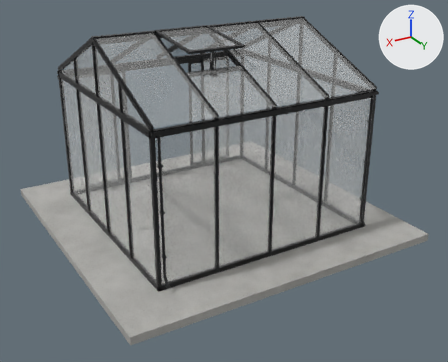
Before and after pictures for a commit that changed the glTF model models/scandiglas/sg-rect-10-2-10-2.glb.
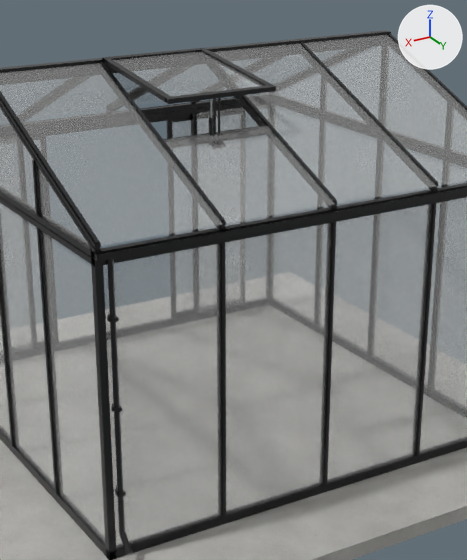
Each version is shown whole from a 50 mm lens placed at (4.06, 9.38, 4.0), pointed at (-0.02, 2.57, 0.6), then close up on the part from 23% to 77% of the width and 0% to 81% of the height. The axes (+X, +Y, +Z) are drawn at upper right. The lights are the same throughout. The older version's two pictures come first. Vertices at exactly the same position are counted once.

Names of what the first close-up shows: 'scandiglas-rect-10-2-10-2'.
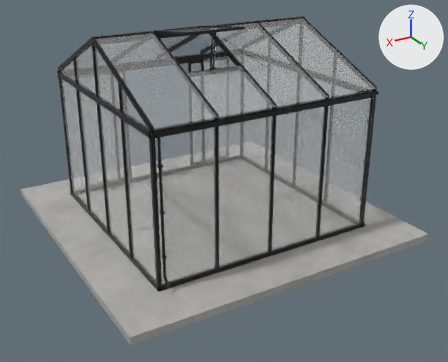
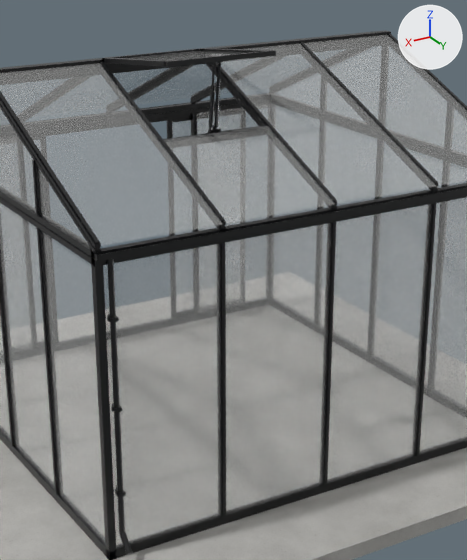
The change, as JSON lines over the scene's bpy script:
```json
{"block": "me_scandiglas", "where": "# used by ob_scandiglas_rect_10_2_10_2; location = (0.0, 0.0, 0.0)"}
{"op": "remove", "block": "me_scandiglas", "code": "me_scandiglas.from_pydata(...)  # 5277 vertices, 10025 faces; spans x -2.19..2.19, y 0.0..4.38, z -0.1..2.68"}
{"op": "add", "block": "me_scandiglas", "code": "me_scandiglas.from_pydata(...)  # 13072 vertices, 25168 faces; spans x -2.19..2.19, y 0.0..4.38, z -0.1..2.79"}
{"block": "me_scandiglas", "change": "me_scandiglas part 1: the loose piece of 131 vertices spanning x 0.41..0.44, y 3.01..3.05, z 2.24..2.51 is turned -6.2 degrees about the x axis through its middle and scaled by 1.48, then moved by (-0.04, -0.05, 0.16)"}
{"block": "me_scandiglas", "change": "me_scandiglas part 2: the loose piece of 48 vertices spanning x 0.01..0.76, y 3.07..3.11, z 2.54..2.57 is moved by (0.0, 0.0, 0.21)"}
{"block": "me_scandiglas", "change": "me_scandiglas part 3: the loose piece of 24 vertices spanning x 0.37, y 3.02..3.04, z 2.21..2.52 is scaled about its middle by (-1, 1.27, 0.12), then moved by (-0.01, -0.05, -0.07)"}
{"block": "me_scandiglas", "change": "me_scandiglas part 4: the loose piece of 24 vertices spanning x 0.4..0.41, y 3.02..3.04, z 2.21..2.52 is scaled about its middle by (-1, 1.27, 0.12), then moved by (0.01, -0.05, -0.07)"}
{"block": "me_scandiglas", "change": "me_scandiglas part 5: the loose piece of 24 vertices spanning x 0.4..0.41, y 3.02..3.04, z 2.21..2.52 is copied, and the copy is turned -6.2 degrees about the x axis through its middle and scaled by 1.37, then moved by (0.0, -0.03, 0.15); it spans x 0.4..0.41, y 2.97..3.04, z 2.3..2.72"}
{"block": "me_scandiglas", "change": "me_scandiglas part 6: the loose piece of 24 vertices spanning x 0.37, y 3.02..3.04, z 2.21..2.52 is copied, and the copy is turned -6.2 degrees about the x axis through its middle and scaled by 1.21, then moved by (0.02, 0.0, 0.15); it spans x 0.38..0.39, y 3.0..3.07, z 2.32..2.69"}
{"block": "me_scandiglas", "change": "me_scandiglas part 7: the loose piece of 24 vertices spanning x 0.05..0.72, y 2.25..3.07, z 2.55..2.66 is multiplied about its middle by the matrix ((0.0, -0.006, -0.046), (0.046, -0.006, 0.001), (-0.006, -0.046, 0.006)), then moved by (0.0, 0.38, 0.09), in mat_powder"}
{"block": "me_scandiglas", "change": "me_scandiglas part 8: the loose piece of 24 vertices spanning x 0.05..0.72, y 2.25..3.07, z 2.55..2.66 is copied, and the copy is scaled about its middle by (1, 1, -0.988), then moved by (0.0, 0.0, 0.11); it spans x 0.05..0.72, y 2.24..3.07, z 2.66..2.77"}
{"block": "me_scandiglas", "change": "me_scandiglas part 9: 4 vertices moved within x 0.76, y 2.23, z 2.65; 105 vertices removed from x 0.01..0.76, y 2.2..3.09, z 2.51..2.68; 7482 vertices added at x 0.01..0.76, y 2.2..3.09, z 2.35..2.78"}
{"block": "me_scandiglas", "change": "other edits to the shape of me_scandiglas do not show in these pictures"}
```

Changed parts and their boxes [x1, y1, x2, y2] in the close-ups (467 x 560 px; the box of a moved part takes in the faces that stretch with it):
```json
{"part": 1, "of": "me_scandiglas", "change": "moved or reshaped", "before": [209, 101, 214, 135], "after": [209, 85, 215, 126]}
{"part": 2, "of": "me_scandiglas", "change": "moved or reshaped", "before": [165, 85, 276, 104], "after": [164, 50, 276, 67]}
{"part": 3, "of": "me_scandiglas", "change": "moved or reshaped", "before": [218, 99, 220, 134], "on screen": "not visible afterwards"}
{"part": 4, "of": "me_scandiglas", "change": "moved or reshaped", "before": [213, 99, 216, 134], "on screen": "not visible afterwards"}
{"part": 5, "of": "me_scandiglas", "change": "added", "after": [209, 67, 215, 130]}
{"part": 6, "of": "me_scandiglas", "change": "added", "after": [214, 70, 220, 130]}
{"part": 7, "of": "me_scandiglas", "change": "moved or reshaped", "before": [113, 52, 264, 96], "after": [216, 66, 219, 73]}
{"part": 8, "of": "me_scandiglas", "change": "added", "after": [126, 51, 252, 61]}
{"part": 9, "of": "me_scandiglas", "change": "reshaped", "before": [101, 48, 274, 220], "after": [102, 48, 272, 126]}
```
